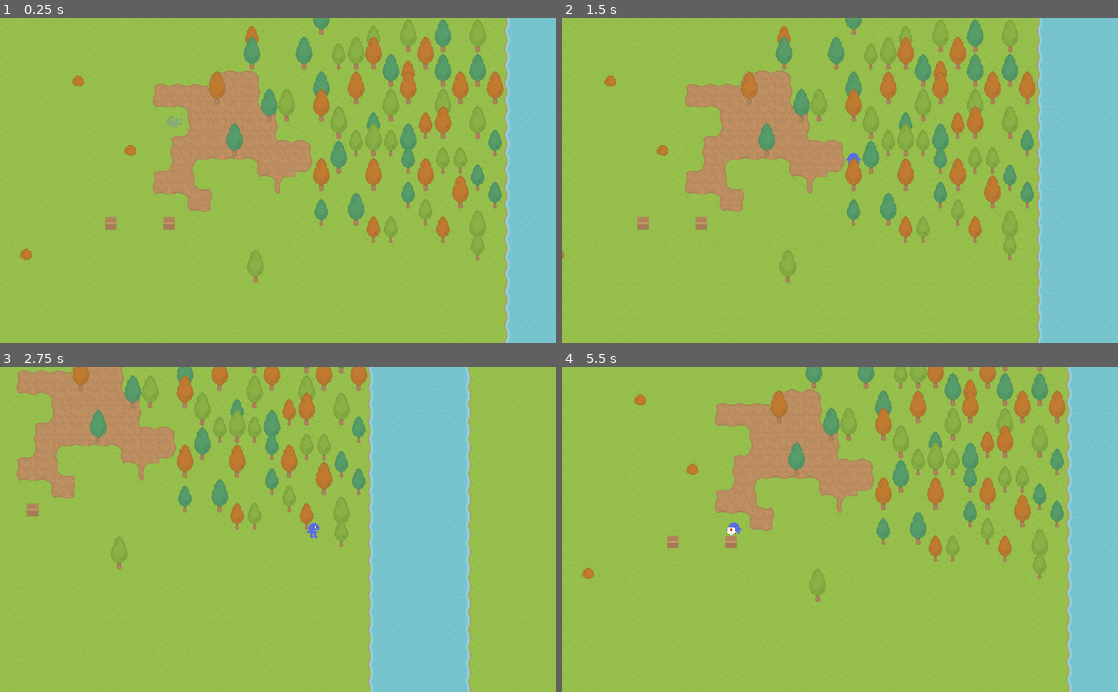
Above: before the commit, frames 1-4 (two rows, left to right).
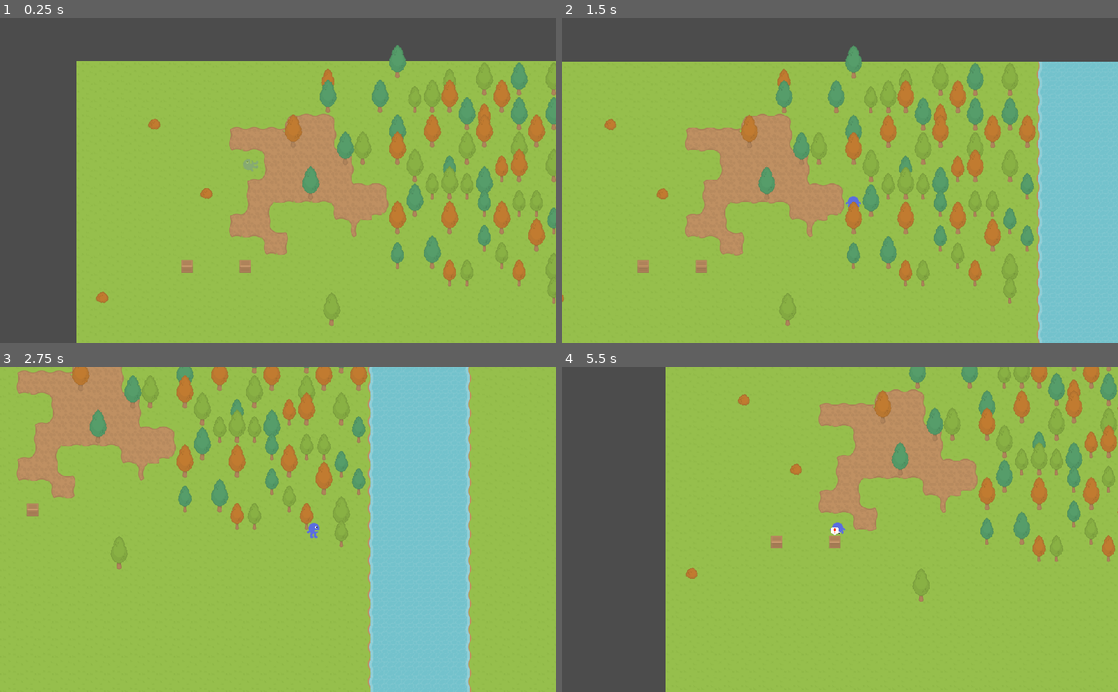
Above: after the commit, the same moments.

Repository: bagedevimo/pxljam19
Game: Godot game, scene res://Game.tscn
Same seed, same stepped clock (60 frames per second), same inputs: the game is played once before the commit and once after it.
Inputs:
- Up to frame 1 (0.25 s): no input
- Up to frame 2 (1.5 s): hold Right (ui_right) 0.53-1.28 s; tap Space (ui_select) at 0.77 s; hold Down (ui_down) from 1.28 s (still down)
- Up to frame 3 (2.75 s): tap Space (ui_select) at 1.52 s; release Down (ui_down) at 2.03 s; hold Right (ui_right) from 2.03 s (still down)
- Up to frame 4 (5.5 s): release Right (ui_right) at 2.78 s; hold Up (ui_up) 2.78-3.53 s; tap Space (ui_select) at 3.02, 3.77, 4.52 s; hold Left (ui_left) 3.53-5.03 s; hold Down (ui_down) from 5.03 s (still down)

The runs differ from the first frame. In frame 1, 51% of the frame differs, in the area x 0-100%, y 0-100%; in frame 2, 32%; in frame 3, less than 0.1%; in frame 4, 45%.

Commit message:
Add storage

Diff:
--- a/Game.tscn
+++ b/Game.tscn
@@ -6,6 +6,7 @@
 [ext_resource path="res://Tree.tscn" type="PackedScene" id=4]
 
 [node name="Game" type="Node2D"]
+position = Vector2( 351.275, 82.7717 )
 __meta__ = {
 "_edit_vertical_guides_": [  ]
 }
--- a/Player.tscn
+++ b/Player.tscn
@@ -1,11 +1,12 @@
-[gd_scene load_steps=6 format=2]
+[gd_scene load_steps=7 format=2]
 
 [ext_resource path="res://Player.gd" type="Script" id=1]
 [ext_resource path="res://Character.png" type="Texture" id=2]
+[ext_resource path="res://Storage.tscn" type="PackedScene" id=3]
 
 [sub_resource type="CircleShape2D" id=1]
 
-[sub_resource type="Animation" id=3]
+[sub_resource type="Animation" id=2]
 resource_name = "Birth"
 tracks/0/type = "value"
 tracks/0/path = NodePath("Sprite:rotation_degrees")
@@ -32,8 +33,7 @@
 "values": [ Color( 1, 1, 1, 0 ), Color( 1, 1, 1, 1 ) ]
 }
 
-[sub_resource type="Animation" id=2]
-resource_name = "Death"
+[sub_resource type="Animation" id=3]
 length = 0.3
 tracks/0/type = "value"
 tracks/0/path = NodePath("Sprite:rotation_degrees")
@@ -79,6 +79,8 @@
 }
 
 [node name="AnimationPlayer" type="AnimationPlayer" parent="."]
-anims/Birth = SubResource( 3 )
-anims/Death = SubResource( 2 )
+anims/Birth = SubResource( 2 )
+anims/Death = SubResource( 3 )
+
+[node name="Storage" parent="." instance=ExtResource( 3 )]
 [connection signal="animation_finished" from="AnimationPlayer" to="." method="_on_AnimationPlayer_animation_finished"]
--- /dev/null
+++ b/Storage.gd
@@ -0,0 +1,44 @@
+# Usage:
+# $Storage.store("logs", 10)
+#
+# $Storage.has("logs") // true
+# $Storage.has("logs", 12) // false
+# $Storage.has("logs", 5) // true
+#
+# $Storage.retrieve("logs", 4) // 4
+# $Storage.retrieve("logs", 7) // false
+# $Storage.retrieve("logs") // 6
+
+extends Node2D
+
+var storage = {}
+
+func store(key, amount):
+	if !storage.has(key):
+		storage[key] = amount
+	else:
+		storage[key] += amount
+
+func retrieve(key, amount = null):
+	if !has(key, amount):
+		return false
+
+	if amount == null:
+		var everything = storage[key]
+		storage[key] = 0
+		return  everything
+
+	storage[key] -= amount
+	return amount
+
+func has(key, amount = null):
+	if !storage.has(key):
+		return false
+
+	if amount == null:
+		return true
+
+	if storage[key] < amount:
+		return false
+	else:
+		return true
--- /dev/null
+++ b/Storage.tscn
@@ -0,0 +1,6 @@
+[gd_scene load_steps=2 format=2]
+
+[ext_resource path="res://Storage.gd" type="Script" id=1]
+
+[node name="Storage" type="Node2D"]
+script = ExtResource( 1 )
--- a/project.godot
+++ b/project.godot
@@ -17,6 +17,7 @@
 
 config/name="pxljam19"
 run/main_scene="res://Game.tscn"
+boot_splash/fullsize=false
 config/icon="res://icon.png"
 
 [autoload]
